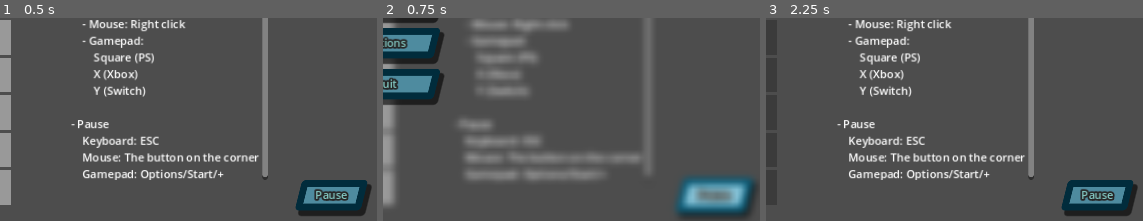
Above: before the commit, frames 1-3 (left to right).
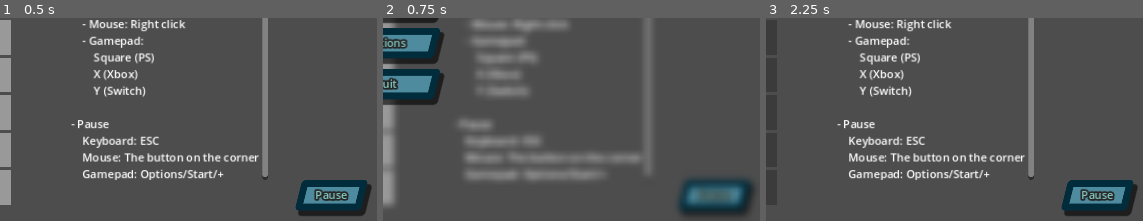
Above: after the commit, the same moments.

Repository: ClovCG/mine-project
Game: Godot game, scene res://Scenes/game.tscn
Same seed, same stepped clock (60 frames per second), same inputs: the game is played once before the commit and once after it.
Inputs (mouse positions are % of the whole screen's width and height, from its top left):
- Up to frame 1 (0.5 s): no input
- Up to frame 2 (0.75 s): click "Pause" at 0.5 s
- Up to frame 3 (2.25 s): click "Restart" at 1.25 s; tap Enter at 2 s; move the mouse to (4, 7) at 2.02 s; tap E (accept) at 2.1 s; click (4, 7) at 2.17 s
The pictures show only the part of the screen within x 49-99%, y 48-98%; the shares and areas given below are measured in that part.

Frame 1 is identical in both runs. In frame 2, 3.2% of the frame differs, in the area x 77-98%, y 78-97%; in frame 3, nothing differs.

Commit message:
Modified behaviour with focus neighbors. Modified button press methods.

Diff:
--- a/Scenes/PackedScenes/PauseMenu/pause_menu.tscn
+++ b/Scenes/PackedScenes/PauseMenu/pause_menu.tscn
@@ -74,10 +74,11 @@
 grow_horizontal = 2
 grow_vertical = 2
 
-[connection signal="gui_input" from="PauseMenu_Main/ContinueButton" to="." method="on_continue_input_pressed"]
-[connection signal="pressed" from="PauseMenu_Main/ContinueButton" to="." method="on_continue_pressed"]
-[connection signal="gui_input" from="PauseMenu_Main/RestartButton" to="." method="on_restart_input_pressed"]
-[connection signal="pressed" from="PauseMenu_Main/RestartButton" to="." method="on_restart_pressed"]
-[connection signal="pressed" from="PauseMenu_Main/OptionsButton" to="." method="on_options_pressed"]
-[connection signal="gui_input" from="PauseMenu_Main/QuitButton" to="." method="on_quit_input_pressed"]
-[connection signal="pressed" from="PauseMenu_Main/QuitButton" to="." method="on_quit_pressed"]
+[connection signal="gui_input" from="PauseMenu_Main/ContinueButton" to="." method="_on_continue_input_pressed"]
+[connection signal="pressed" from="PauseMenu_Main/ContinueButton" to="." method="_on_continue_pressed"]
+[connection signal="gui_input" from="PauseMenu_Main/RestartButton" to="." method="_on_restart_input_pressed"]
+[connection signal="pressed" from="PauseMenu_Main/RestartButton" to="." method="_on_restart_pressed"]
+[connection signal="gui_input" from="PauseMenu_Main/OptionsButton" to="." method="_on_options_input_pressed"]
+[connection signal="pressed" from="PauseMenu_Main/OptionsButton" to="." method="_on_options_pressed"]
+[connection signal="gui_input" from="PauseMenu_Main/QuitButton" to="." method="_on_quit_input_pressed"]
+[connection signal="pressed" from="PauseMenu_Main/QuitButton" to="." method="_on_quit_pressed"]
--- a/Scenes/game.tscn
+++ b/Scenes/game.tscn
@@ -19,6 +19,8 @@
 offset_right = 550.0
 offset_bottom = 550.0
 focus_neighbor_right = NodePath("../PauseButton")
+focus_next = NodePath("../PauseButton")
+focus_previous = NodePath("../PauseButton")
 focus_mode = 2
 columns = 10
 script = ExtResource("2_kcg7k")
@@ -29,6 +31,9 @@
 offset_top = 550.0
 offset_right = 1095.0
 offset_bottom = 592.0
+focus_neighbor_left = NodePath("../GridContainer")
+focus_next = NodePath("../GridContainer")
+focus_previous = NodePath("../GridContainer")
 theme = ExtResource("3_1hsi1")
 text = "Pause"
 script = ExtResource("3_lhsww")
@@ -128,4 +133,5 @@
 grow_horizontal = 1
 grow_vertical = 1
 
+[connection signal="gui_input" from="PauseButton" to="PauseButton" method="_on_pause_button_input_pressed"]
 [connection signal="pressed" from="PauseButton" to="PauseButton" method="_on_pause_button_pressed"]
--- a/Scripts/Game/mine_grid.gd
+++ b/Scripts/Game/mine_grid.gd
@@ -11,6 +11,7 @@
 var tiles_dict: Dictionary = {} # "mine_position": MineTile
 
 @onready var timer: IngameTimer = $"../IngameTimer"
+@onready var pause_button: PauseButton = $"../PauseButton"
 @onready var pause_menu: PauseMenu = $"../PauseMenu"
 
 # Called when the node enters the scene tree for the first time.
@@ -41,8 +42,16 @@
 			self.add_child(tile)
 			tile.pos = tile_pos
 			tiles[row].append(0)
+			# Share the right neighbor of the grid with the last tile in each row
+			if col == 9:
+				tile.focus_next = NodePath(pause_button.get_path())
+				tile.focus_neighbor_right = NodePath(pause_button.get_path())
 			tiles_dict[str(tile_pos)] = tile
 
+	# Set last tilefor both previous/next and if moving to the left from the pause button
+	pause_button.focus_previous = NodePath(tiles_dict["99"].get_path())
+	pause_button.focus_next = NodePath(tiles_dict["99"].get_path())
+	pause_button.focus_neighbor_left = NodePath(tiles_dict["99"].get_path())
 	tiles_dict["0"].grab_focus()
 
 	# Start setting up the mines
--- a/Scripts/Game/mine_tile.gd
+++ b/Scripts/Game/mine_tile.gd
@@ -17,7 +17,7 @@
 func _process(_delta: float) -> void:
 	outline.visible = self.has_focus()
 
-
+# SIGNAL METHODS #
 func _on_mouse_entered() -> void:
 	outline.visible = true
 	self.grab_focus()
--- a/Scripts/Misc/utils.gd
+++ b/Scripts/Misc/utils.gd
@@ -1,6 +1,6 @@
 extends Node
 
-# Fetch a range of adjacent tile positions inside the given boundaries
+## Fetch a range of adjacent tile positions inside the given boundaries inside the grid.
 func get_inbounds_adjacent_ranges(x: int, y: int, rows: int, columns: int) -> Dictionary:
 	var x_min: int = x - 1 if x - 1 >= 0 else 0
 	var x_max: int = x + 1 if x + 1 <= columns-1 else columns-1
@@ -14,11 +14,11 @@
 		"y_max": y_max
 	}
 
-# Prints the grid values on console (for debugging purposes)
+## Prints the grid values on console (for debugging purposes).
 func print_tiles(tiles: Array[Array], rows: int) -> void:
 	for row in range(rows):
 		print(tiles[row])
 
-# Gets a list of custom actions from the Input Map
+## Gets a list of custom actions from the Input Map.
 func get_custom_actions() -> Array[StringName]:
 	return InputMap.get_actions().filter(func(action): return !action.contains("ui_"))
--- a/Scripts/PauseMenu/options_menu.gd
+++ b/Scripts/PauseMenu/options_menu.gd
@@ -7,4 +7,5 @@
 
 func _ready() -> void:
 	menu_container = get_parent_control()
-	back_button.connect("pressed", func(): menu_container.on_return_to_menu_pressed())
+	back_button.connect("pressed", func(): menu_container._on_return_to_menu_pressed())
+	back_button.connect("gui_input", func(event: InputEvent): menu_container._on_return_to_menu_input_pressed(event))
--- a/Scripts/PauseMenu/pause_button.gd
+++ b/Scripts/PauseMenu/pause_button.gd
@@ -12,6 +12,9 @@
 	pass
 
 # Called on UI button pressed (Mouse)
-# Start on keyboard/gamepad inputs is handled on mine_grid.gd
 func _on_pause_button_pressed() -> void:
 	pause_menu.show_pause_menu()
+
+func _on_pause_button_input_pressed(event: InputEvent) -> void:
+	if InputMap.event_is_action(event, "accept") and event.is_pressed():
+		pause_menu.show_pause_menu()
--- a/Scripts/PauseMenu/pause_menu.gd
+++ b/Scripts/PauseMenu/pause_menu.gd
@@ -31,6 +31,7 @@
 	prev_game_state = Game.game_state
 	Game.update_game_state(Game.GAME_STATE.PAUSED)
 	self.visible = true
+	menu_container.visible = true
 	# Gets the current node with focus so it's returned to it after pressing continue
 	prev_focus_node = get_viewport().gui_get_focus_owner()
 	continue_button.grab_focus()
@@ -39,48 +40,53 @@
 	# Returns the focus to the previous owner before opening the pause menu
 	prev_focus_node.grab_focus()
 	Game.update_game_state(prev_game_state)
+	options_container.visible = false
 	self.visible = false
 
-# TODO: Fix options menu not showing because instantiate returns null
 func show_options_menu() -> void:
 	menu_container.visible = false
 	options_container.visible = true
 	options_container.back_button.grab_focus()
 
-
-func on_continue_pressed() -> void:
+# SIGNAL METHODS #
+func _on_continue_pressed() -> void:
 	hide_pause_menu()
 
-func on_continue_input_pressed(event: InputEvent) -> void:
-	if InputMap.event_is_action(event, "accept"):
+func _on_continue_input_pressed(event: InputEvent) -> void:
+	if InputMap.event_is_action(event, "accept") and event.is_pressed():
 		hide_pause_menu()
 
 
-func on_restart_pressed() -> void:
+func _on_restart_pressed() -> void:
 	Game.restart()
 
-func on_restart_input_pressed(event: InputEvent) -> void:
-	if InputMap.event_is_action(event, "accept"):
+func _on_restart_input_pressed(event: InputEvent) -> void:
+	if InputMap.event_is_action(event, "accept") and event.is_pressed():
 		Game.restart()
 
 
-func on_options_pressed() -> void:
+func _on_options_pressed() -> void:
 	show_options_menu()
 
-func on_options_input_pressed(event: InputEvent) -> void:
-	if InputMap.event_is_action(event, "accept"):
-		Game.restart()
+func _on_options_input_pressed(event: InputEvent) -> void:
+	if InputMap.event_is_action(event, "accept") and event.is_pressed():
+		show_options_menu()
 
-func on_return_to_menu_pressed() -> void:
+func _on_return_to_menu_pressed() -> void:
 	options_container.visible = false
 	menu_container.visible = true
 	options_button.grab_focus()
 
+func _on_return_to_menu_input_pressed(event: InputEvent) -> void:
+	if InputMap.event_is_action(event, "accept") and event.is_pressed():
+		options_container.visible = false
+		menu_container.visible = true
+		options_button.grab_focus()
 
 
-func on_quit_pressed() -> void:
+func _on_quit_pressed() -> void:
 	get_tree().quit()
 
-func on_quit_input_pressed(event: InputEvent) -> void:
-	if InputMap.event_is_action(event, "accept"):
+func _on_quit_input_pressed(event: InputEvent) -> void:
+	if InputMap.event_is_action(event, "accept") and event.is_pressed():
 		get_tree().quit()
